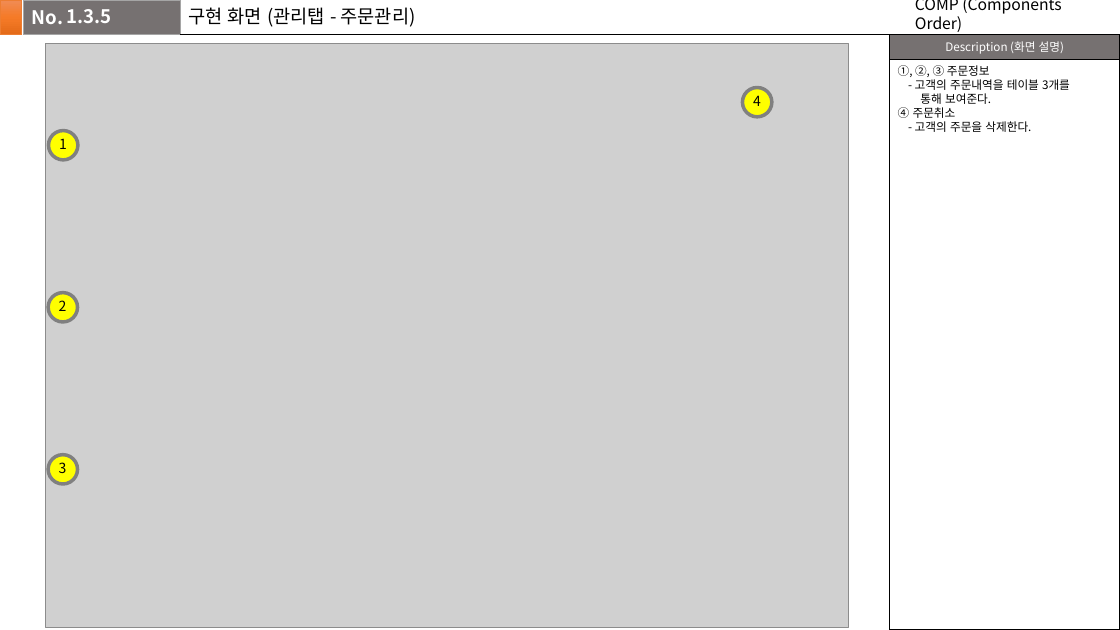
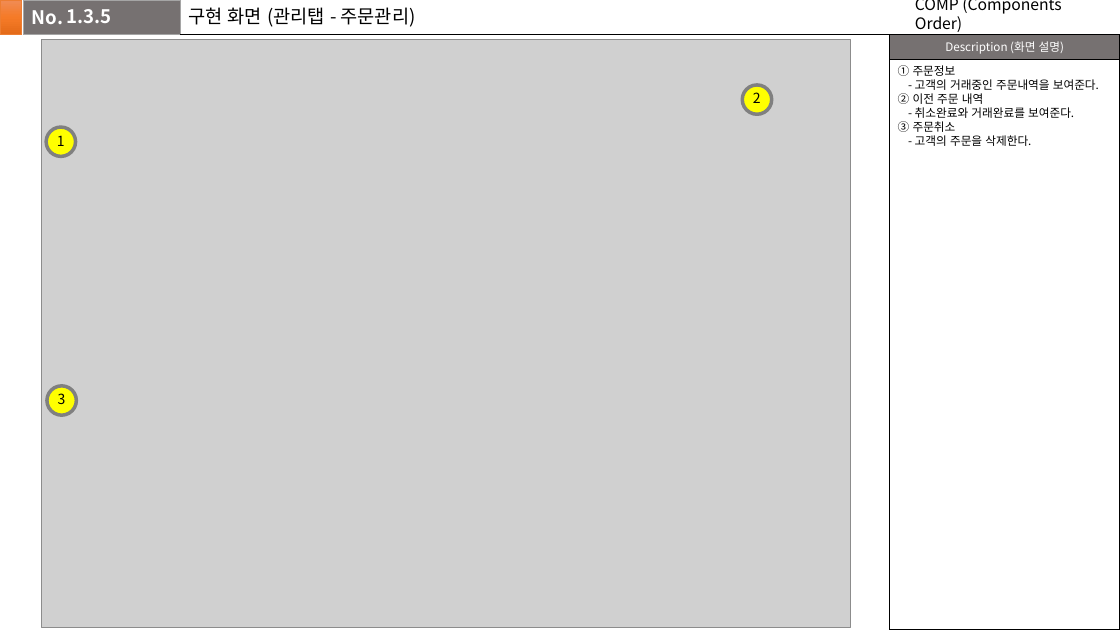
Before and after one commit to Dong-Jun-Shin/COMP_project, a slide deck: slide 11 of Document/UI_source/스토리보드(원본).pptx. Drawn at 1120x630 pixels with LibreOffice and Linux fonts; fonts in the diff are those of the drawing; grey boxes stand for pictures. Boxes give left, top, right and bottom in pixels: in the first picture for what was removed or moved away, otherwise in the second. Text is boxed around its words. In the diff, an @@ line names an element or a change of style, - is before the commit and + after.

```diff
--- a/Document/UI_source/스토리보드(원본).pptx
+++ b/Document/UI_source/스토리보드(원본).pptx
@@ picture: place and size @@
-picture at bbox=[46, 43, 849, 628]
+picture at bbox=[41, 39, 850, 628]
@@ ellipse: place and size @@
-ellipse at bbox=[48, 292, 77, 322]
+ellipse at bbox=[743, 85, 772, 114]
@@ ellipse removed at bbox=[743, 87, 772, 117] @@
@@ text "2": place and size @@
-text "2" at bbox=[59, 300, 67, 311]
+text "2" at bbox=[753, 92, 761, 103]
@@ text at bbox=[898, 65, 1099, 132]: text changed @@
-①, ②, ③ 주문정보
-- 고객의 주문내역을 테이블 3개를
-통해 보여준다.
-④ 주문취소
+① 주문정보
+- 고객의 거래중인 주문내역을 보여준다.
+② 이전 주문 내역
+- 취소완료와 거래완료를 보여준다.
+③ 주문취소
@@ text removed at bbox=[753, 95, 761, 106] @@
-4
@@ ellipse: place and size @@
-ellipse at bbox=[49, 130, 78, 160]
+ellipse at bbox=[46, 127, 76, 156]
@@ ellipse: place and size @@
-ellipse at bbox=[48, 455, 77, 484]
+ellipse at bbox=[47, 386, 76, 415]
@@ text "3": place and size @@
-text "3" at bbox=[59, 462, 67, 473]
+text "3" at bbox=[58, 393, 66, 404]
```
Also in this commit, not shown: 2 slides added, 12 other files.
